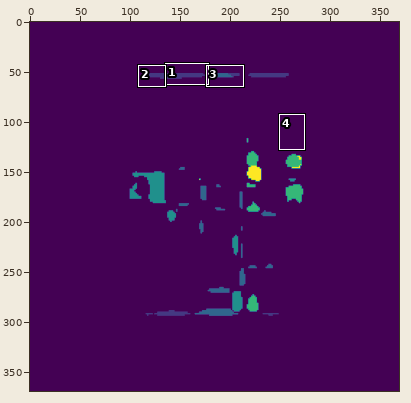
One commit to this sprite sheet: maps/icon_map.png. Above, an overview of the earlier version with the close-up marked.
Close-up. First the earlier version:
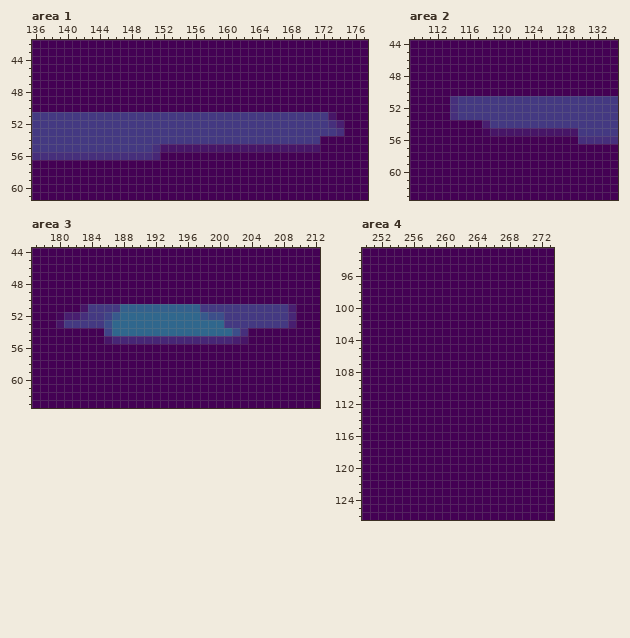
The file is 369x369 pixels. Colours within 5 levels of each other are drawn and written as one. Shown: area 1: x 136..177, y 42..61; area 2: x 109..134, y 44..63; area 3: x 177..212, y 44..63; area 4: x 250..273, y 93..126. The commit also changed other parts of the picture, which this record leaves out.
The same view after the edit:
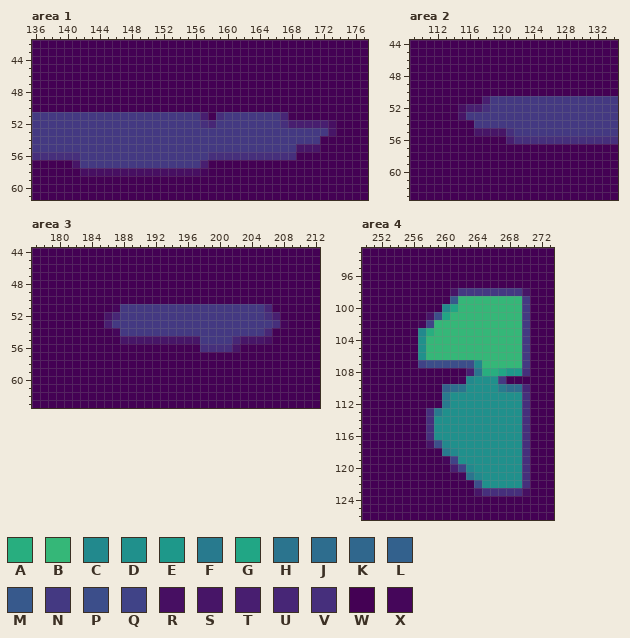
Palette (. is transparent): A #28ae7f  B #35b778  C #22898d  D #20908c  E #1e988a  F #287a8e  G #21a685  H #2b748e  J #2e6d8e  K #30678d  L #33618d  M #37598c  N #443982  P #3c4e8a  Q #404387  R #470f62  S #471567  T #481e70  U #472676  V #462f7c  W #440154  X #45065a
Difference:
Changed rows in their new state; - is an unchanged pixel.
Area 1:
first column x 141:
51 ----------------TWV-------UWWWWWW-
52 ----------------VU--------VTTTTTRW
53 --------------------------------SW
55 ----------NNNNNNNNNNNNNNNNNN------
56 -NNNNNNNNNNNNNNNNVVVVVVVVVVV------
57 SNNNNNNNNNNNNNNNT-----------------
58 -RRRRRRRRRRRRRRRX-----------------
Area 2:
first column x 114:
51 WWWWT-----------
52 WRTTV-----------
53 WS--------------
54 ---NN-----------
55 ---SS--VNNNNNNNN
56 -------TVVVVVVVV
Area 3:
first column x 180:
51 ---WWWWXNNNNNNNNNN--------UWWW
52 WWWWWWSUNNNNNNNNNNNNN-----VTWW
53 WWWWWWTNNNNNNNNNNNNNN------VXW
54 ------WXNNNNNNNNNNNNNNNNNNU---
55 ------WWSSSSSSSSSSNNNNU-SSR---
56 ------------------VVVVS-------
Area 4:
first column x 257:
 98 ----SNNNNNNNNS
 99 ----MBBBBBBBBN
100 ---CGBBBBBBBBN
101 -SPGBBBBBBBBBN
102 XQBBBBBBBBBBBN
103 CABBBBBBBBBBBN
104 DBBBBBBBBBBBBN
105 DBBBBBBBBBBBBN
106 DBBBBBBBBBBBBN
107 QPPPPPPCBBBBBN
108 ------THAAGEEV
109 -----XCDDDN---
110 ---LJHDDDDFJJU
111 ---FDDDDDDDDDV
112 ---FDDDDDDDDDV
113 -VFDDDDDDDDDDV
114 -VDDDDDDDDDDDV
115 -VDDDDDDDDDDDV
116 -VDDDDDDDDDDDV
117 -SPCDDDDDDDDDV
118 ---FCDDDDDDDDV
119 ---XQDDDDDDDDV
120 ----TQCDDDDDDV
121 -----XHCDDDDDV
122 -------PDDDDDV
123 -------SVVVVVR
Where, in picture pixels (left, top, right, bottom), the same in both close-ups:
changed: (72, 112, 344, 176)
changed: (450, 96, 578, 144)
changed: (56, 304, 296, 352)
changed: (418, 288, 530, 496)
